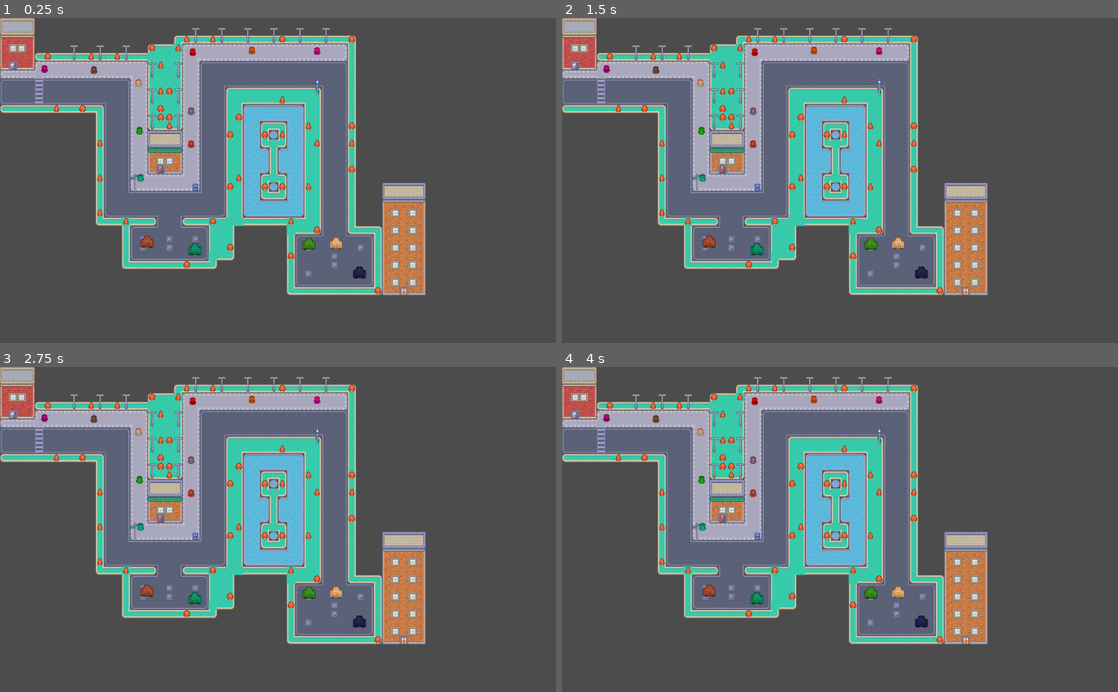
Above: before the commit, frames 1-4 (two rows, left to right).
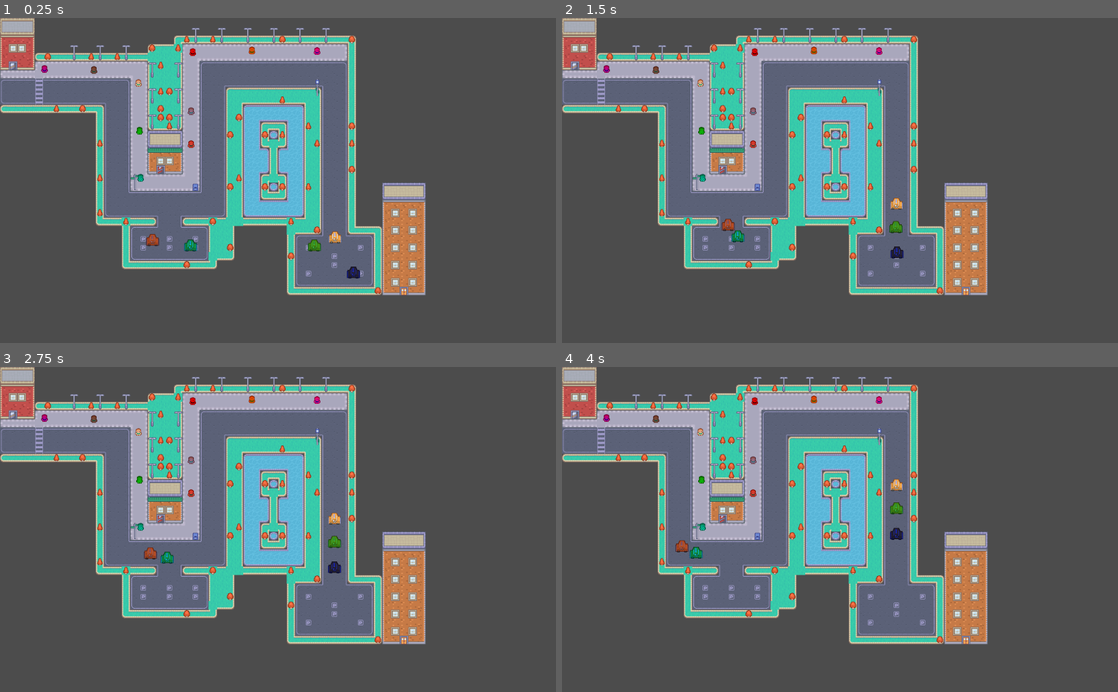
Above: after the commit, the same moments.

Repository: CSMA-Technology/godot-town
Game: Godot game, scene res://GodotTown.tscn
Two runs of this game, one before a commit and one after it. Both use one fixed random seed, a clock stepped at 60 frames per second and the inputs below.
Inputs:
- Up to frame 1 (0.25 s): no input
- Up to frame 2 (1.5 s): no input
- Up to frame 3 (2.75 s): no input
- Up to frame 4 (4 s): no input

The runs differ from the first frame. In frame 1, 0.5% of the frame differs, in the area x 25-66%, y 65-81%; in frame 2, 0.7%; in frame 3, 0.7%; in frame 4, 0.7%, in the area x 20-66%, y 34-81%.

Commit message:
readded nav tiles in roads

Diff:
--- a/GodotTown.tscn
+++ b/GodotTown.tscn
@@ -1,8 +1,28 @@
-[gd_scene load_steps=7 format=2]
+[gd_scene load_steps=11 format=2]
 
 [ext_resource path="res://assets/tilemap_packed.png" type="Texture" id=1]
 [ext_resource path="res://Car.tscn" type="PackedScene" id=2]
 [ext_resource path="res://Pedestrian.tscn" type="PackedScene" id=3]
+
+[sub_resource type="NavigationPolygon" id=50]
+vertices = PoolVector2Array( 0, 0, 16, 0, 16, 16, 0, 16 )
+polygons = [ PoolIntArray( 0, 1, 2, 3 ) ]
+outlines = [ PoolVector2Array( 0, 0, 16, 0, 16, 16, 0, 16 ) ]
+
+[sub_resource type="NavigationPolygon" id=51]
+vertices = PoolVector2Array( 0, 0, 16, 0, 16, 16, 0, 16 )
+polygons = [ PoolIntArray( 0, 1, 2, 3 ) ]
+outlines = [ PoolVector2Array( 0, 0, 16, 0, 16, 16, 0, 16 ) ]
+
+[sub_resource type="NavigationPolygon" id=52]
+vertices = PoolVector2Array( 0, 0, 16, 0, 16, 16, 0, 16 )
+polygons = [ PoolIntArray( 0, 1, 2, 3 ) ]
+outlines = [ PoolVector2Array( 0, 0, 16, 0, 16, 16, 0, 16 ) ]
+
+[sub_resource type="NavigationPolygon" id=53]
+vertices = PoolVector2Array( 0, 0, 16, 0, 16, 16, 0, 16 )
+polygons = [ PoolIntArray( 0, 1, 2, 3 ) ]
+outlines = [ PoolVector2Array( 0, 0, 16, 0, 16, 16, 0, 16 ) ]
 
 [sub_resource type="TileSet" id=47]
 0/name = "Roads"
@@ -15,7 +35,7 @@
 0/autotile/tile_size = Vector2( 16, 16 )
 0/autotile/spacing = 0
 0/autotile/occluder_map = [  ]
-0/autotile/navpoly_map = [  ]
+0/autotile/navpoly_map = [ Vector2( 0, 1 ), SubResource( 50 ), Vector2( 9, 1 ), SubResource( 51 ), Vector2( 9, 2 ), SubResource( 52 ), Vector2( 10, 1 ), SubResource( 53 ) ]
 0/autotile/priority_map = [ Vector3( 1, 0, 2 ) ]
 0/autotile/z_index_map = [  ]
 0/occluder_offset = Vector2( 0, 0 )
